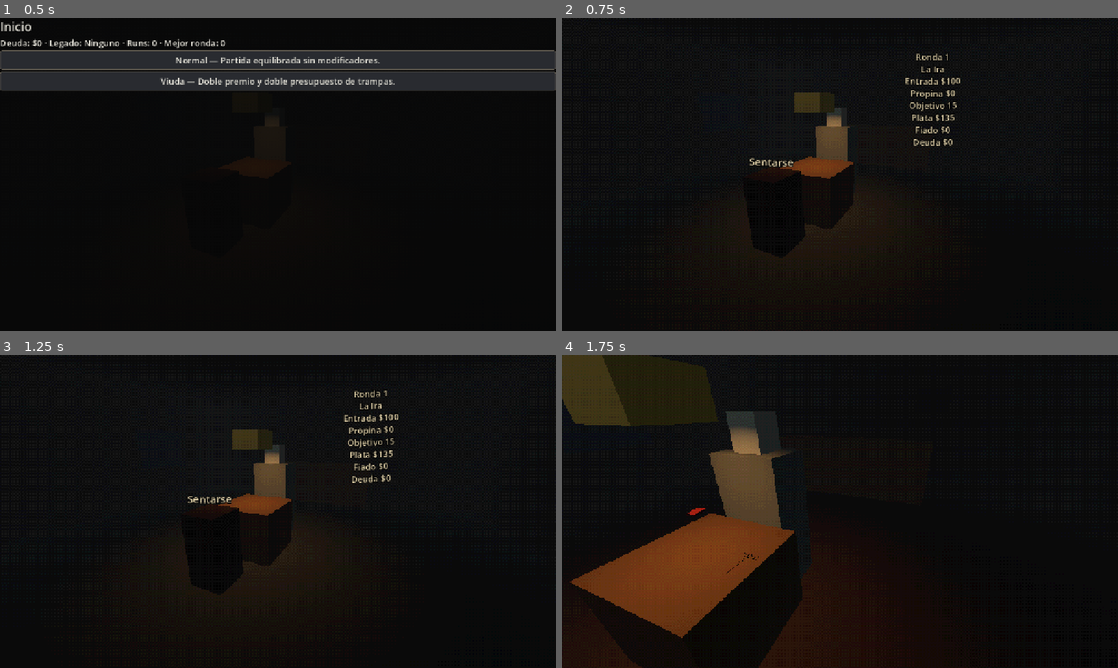
Above: before the commit, frames 1-4 (two rows, left to right).
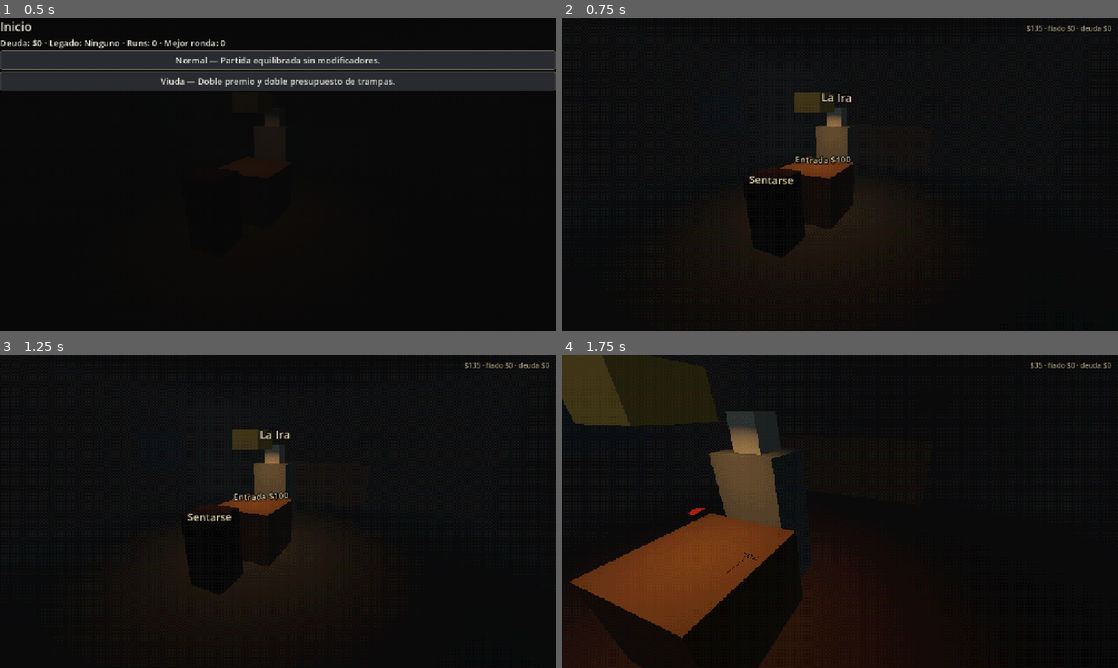
Above: after the commit, the same moments.

Repository: JoakoZarza/paye
Game: Godot game, scene res://ui/main.tscn
The game is run twice, just before and just after one commit, with the same random seed, the same clock (stepped at 60 frames per second) and the same inputs.
Inputs:
- Up to frame 1 (0.5 s): no input
- Up to frame 2 (0.75 s): click "Normal — Partida equilibrada …" at 0.5 s
- Up to frame 3 (1.25 s): no input
- Up to frame 4 (1.75 s): click "Sentarse" at 1.25 s

Frame 1 is identical in both runs. In frame 2, 1.3% of the frame differs, in the area x 33-99%, y 2-54%; in frame 3, 1.3%; in frame 4, 0.1%.

Commit message:
feat(world): datos del bar en su lugar, HUD de plata, textos intercalados y arreglo del bar sentado
Co-Authored-By: Claude Opus 5.5 <noreply@anthropic.com>

Diff:
--- a/data/i18n/ui.csv
+++ b/data/i18n/ui.csv
@@ -53,6 +53,10 @@
 UI_BAR_INFO,"Ronda %d · %s · Entrada $%d · Propina $%d · Objetivo %d · Plata $%d · Fiado $%d · Deuda $%d"
 UI_BAR_SIT,Sentarse
 UI_BAR_CANT_PAY,No te alcanza: morís
+UI_BAR_PLAY,Jugar
+UI_BAR_ENTRY,Entrada $%d
+UI_BAR_TIP,Propina $%d
+UI_HUD_MONEY,"$%d · fiado $%d · deuda $%d"
 UI_DEATH_INFO,"Llegaste a la ronda %d · Deuda que pasa: $%d"
 UI_ONE_MORE_PRIZE,"Premio: $%d · Fiado: $%d"
 UI_ONE_MORE_STAKE,Arriesgar $%d
--- a/tests/world/test_table_3d.gd
+++ b/tests/world/test_table_3d.gd
@@ -574,3 +574,34 @@
 	assert_false(table.dealing())
 	for c in table.card_nodes():
 		assert_true(c.visible)
+
+
+func test_textos_largos_vecinos_se_intercalan() -> void:
+	assert_true(BaseScreen.too_close("Arriesgar $112", "Arriesgar $225"))
+	assert_false(BaseScreen.too_close("Truco", "Arriesgar $225"))
+	var spots := BaseScreen.row_spots(["Arriesgar $112", "Arriesgar $225", "Arriesgar $450"] as Array[String], 0.2, 0.1)
+	assert_ne(spots[0].z, spots[1].z, "uno más atrás que el otro")
+	assert_ne(spots[1].z, spots[2].z)
+
+
+func test_quedarte_sentado_el_bar_te_deja_jugar_desde_la_mesa() -> void:
+	var rc := RunController.new(Economy.load_from(), MetaState.new(), 4, META_PATH)
+	rc.start_run(&"normal")
+	var r := _rig()
+	var router := ScreenRouter.new()
+	router.world = r[0]
+	router.stay_seated = true
+	add_child_autofree(router)
+	router.setup(rc)
+	assert_eq(router.camera_marker(), &"CamSeat")
+	var screen := router.get_child(router.get_child_count() - 2) as Control
+	for c in router.get_children():
+		if c is BaseScreen:
+			screen = c
+	assert_eq(screen.mouse_filter, Control.MOUSE_FILTER_IGNORE, "la pantalla no le tapa el mouse a la cámara")
+	var sit := router.find_child("Sit", true, false) as Button
+	assert_not_null(sit)
+	assert_eq(sit.text, UiText.t("UI_BAR_PLAY"))
+	assert_string_contains(router.hud_text(), "deuda")
+	sit.pressed.emit()
+	assert_eq(rc.phase, RunController.Phase.MATCH)
--- a/ui/screen_router.gd
+++ b/ui/screen_router.gd
@@ -25,6 +25,8 @@
 var _screen: BaseScreen
 var _screen_name: StringName = &""
 var _backdrop: ColorRect
+## Vista 3D: la plata, el fiado y la deuda en una esquina, chiquitos.
+var _hud: Label
 
 
 func setup(p_rc: RunController) -> void:
@@ -92,6 +94,37 @@
 		add_child(_backdrop)
 	_backdrop.visible = _screen.wants_backdrop()
 	move_child(_backdrop, 0)
+	# Sin fondo, la pantalla no ataja el mouse: la cámara lo sigue y los clics llegan al bar.
+	if not _screen.wants_backdrop():
+		_screen.mouse_filter = Control.MOUSE_FILTER_IGNORE
+	_update_hud()
+
+
+func _update_hud() -> void:
+	if _hud == null:
+		_hud = Label.new()
+		_hud.name = "Hud"
+		_hud.mouse_filter = Control.MOUSE_FILTER_IGNORE
+		_hud.set_anchors_and_offsets_preset(Control.PRESET_TOP_RIGHT)
+		_hud.offset_left = -360
+		_hud.offset_right = -16
+		_hud.offset_top = 12
+		_hud.horizontal_alignment = HORIZONTAL_ALIGNMENT_RIGHT
+		_hud.add_theme_font_size_override("font_size", 16)
+		_hud.add_theme_color_override("font_color", RingStyle.COLOR)
+		_hud.add_theme_constant_override("outline_size", 6)
+		_hud.add_theme_color_override("font_outline_color", Color.BLACK)
+		_hud.modulate.a = 0.75
+		add_child(_hud)
+	move_child(_hud, get_child_count() - 1)
+	var s := rc.state if rc != null else null
+	_hud.visible = s != null
+	if s != null:
+		_hud.text = UiText.t("UI_HUD_MONEY") % [s.money, s.fiado, s.debt]
+
+
+func hud_text() -> String:
+	return _hud.text if _hud != null else ""
 
 
 func camera_marker() -> StringName:
--- a/ui/screens/bar_screen.gd
+++ b/ui/screens/bar_screen.gd
@@ -43,19 +43,33 @@
 	return &"CamSeat" if router != null and router.stay_seated else &"CamBar"
 
 
-## Vista 3D: lo de la ronda escrito en la pizarra y "Sentarse" sobre tu silla.
+## Vista 3D: cada dato donde va. El nombre del rival sobre su cabeza, la entrada (y la
+## propina, si hay) sobre la mesa, y "Sentarse" sobre tu silla o "Jugar" sobre la mesa si
+## ya estás sentado. La plata, el fiado y la deuda van en la esquina (ScreenRouter).
 func _draw_world() -> void:
 	var s := rc.state
 	var rival := rc.rival_for(s.round)
-	var info := UiText.t("UI_BAR_INFO") % [
-		s.round, UiText.t("UI_SIN_" + String(rival.sin).to_upper()),
-		rc.economy.entry(s.round), rc.economy.tip(s.money, s.round),
-		rc.economy.target_points(s.round), s.money, s.fiado, s.debt,
-	]
-	world_label(info.replace(" · ", "\n"), world.slot("scoreboard"), Vector3(0, 0.2, 0.05), 20)
+	var table := world.slot("table")
+	world_label(UiText.t("UI_SIN_" + String(rival.sin).to_upper()), world.slot("rival_head"), Vector3(0, 0.45, 0), 26)
+	var texts: Array[String] = [UiText.t("UI_BAR_ENTRY") % rc.economy.entry(s.round)]
+	var tip := rc.economy.tip(s.money, s.round)
+	if tip > 0:
+		texts.append(UiText.t("UI_BAR_TIP") % tip)
+	var spots := row_spots(texts, 0.24, 0.07)
+	for i in texts.size():
+		world_label(texts[i], table, Vector3(0, 0.79, -0.18) + spots[i], 20)
 	var can_pay := s.can_pay_entry(rc.economy)
-	world_button(UiText.t("UI_BAR_SIT") if can_pay else UiText.t("UI_BAR_CANT_PAY"), "Sit", _sit,
-		world.slot("chair_player"), Vector3(0, 1.05, 0))
+	var text := UiText.t("UI_BAR_CANT_PAY")
+	if can_pay:
+		text = UiText.t("UI_BAR_PLAY") if seated() else UiText.t("UI_BAR_SIT")
+	if seated():
+		world_button(text, "Sit", _sit, table, Vector3(0, 0.8, 0.22))
+	else:
+		world_button(text, "Sit", _sit, world.slot("chair_player"), Vector3(0, 1.05, 0))
+
+
+func seated() -> bool:
+	return router != null and router.stay_seated
 
 
 func wants_backdrop() -> bool:
--- a/ui/screens/base_screen.gd
+++ b/ui/screens/base_screen.gd
@@ -9,6 +9,8 @@
 var world: Bar3D
 var ps1 := false
 var router: ScreenRouter
+## Espacio mínimo entre dos textos escritos en el mundo (píxeles).
+const TAG_GAP := 4.0
 ## Vista 3D: textos y botones escritos sobre los objetos del bar ([control, nodo, desplazamiento]).
 var _tags: Array = []
 
@@ -73,6 +75,7 @@
 	if view.x <= 0.0 or view.y <= 0.0:
 		return
 	var screen := get_viewport_rect().size
+	var placed: Array[Rect2] = []
 	for t in _tags:
 		var c: Control = t[0]
 		var anchor: Node3D = t[1]
@@ -83,3 +86,35 @@
 		var size := c.get_combined_minimum_size()
 		c.size = size
 		c.position = cam.unproject_position(at) / view * screen - size * 0.5
+		# Si pisa a otro texto ya puesto, baja hasta quedar intercalado debajo.
+		for k in 6:
+			var hit := -1
+			for i in placed.size():
+				if placed[i].grow(TAG_GAP).intersects(Rect2(c.position, size)):
+					hit = i
+					break
+			if hit < 0:
+				break
+			c.position.y = placed[hit].end.y + TAG_GAP
+		if c.visible:
+			placed.append(Rect2(c.position, size))
+
+
+## Desplazamientos (en el mundo) para poner textos en fila: separados por gap a lo
+## ancho y, si dos vecinos son largos, intercalados uno más atrás que el otro (depth).
+static func row_spots(texts: Array[String], gap: float, depth: float) -> Array[Vector3]:
+	var out: Array[Vector3] = []
+	var back := false
+	for i in texts.size():
+		var x := (i - (texts.size() - 1) * 0.5) * gap
+		if i > 0 and too_close(texts[i - 1], texts[i]):
+			back = not back
+		else:
+			back = false
+		out.append(Vector3(x, 0, -depth if back else 0.0))
+	return out
+
+
+## Dos textos vecinos se pisan si uno pasa de 10 caracteres y el otro de 6.
+static func too_close(a: String, b: String) -> bool:
+	return (a.length() > 10 and b.length() > 6) or (b.length() > 10 and a.length() > 6)
--- a/ui/screens/one_more_screen.gd
+++ b/ui/screens/one_more_screen.gd
@@ -50,11 +50,14 @@
 	for i in options.size():
 		if options[i] > 0:
 			shown.append(i)
+	var texts: Array[String] = []
+	for i in shown:
+		texts.append(UiText.t("UI_ONE_MORE_STAKE") % options[i])
+	var spots := row_spots(texts, 0.22, 0.12)
 	for k in shown.size():
 		var i := shown[k]
-		var x := (k - (shown.size() - 1) * 0.5) * 0.22
-		world_button(UiText.t("UI_ONE_MORE_STAKE") % options[i], "Stake%d" % i,
-			_stake.bind(rc.economy.one_more_fractions[i]), table, Vector3(x, 0.8, 0.0))
+		world_button(texts[k], "Stake%d" % i, _stake.bind(rc.economy.one_more_fractions[i]), table,
+			Vector3(0, 0.8, 0.0) + spots[k])
 	world_button(UiText.t("UI_ONE_MORE_SKIP"), "Skip", _skip, table, Vector3(0, 0.78, 0.28))
 
 
Not shown, changed: docs/plans/2026-11-02-plan-7-mesa-3d.md
